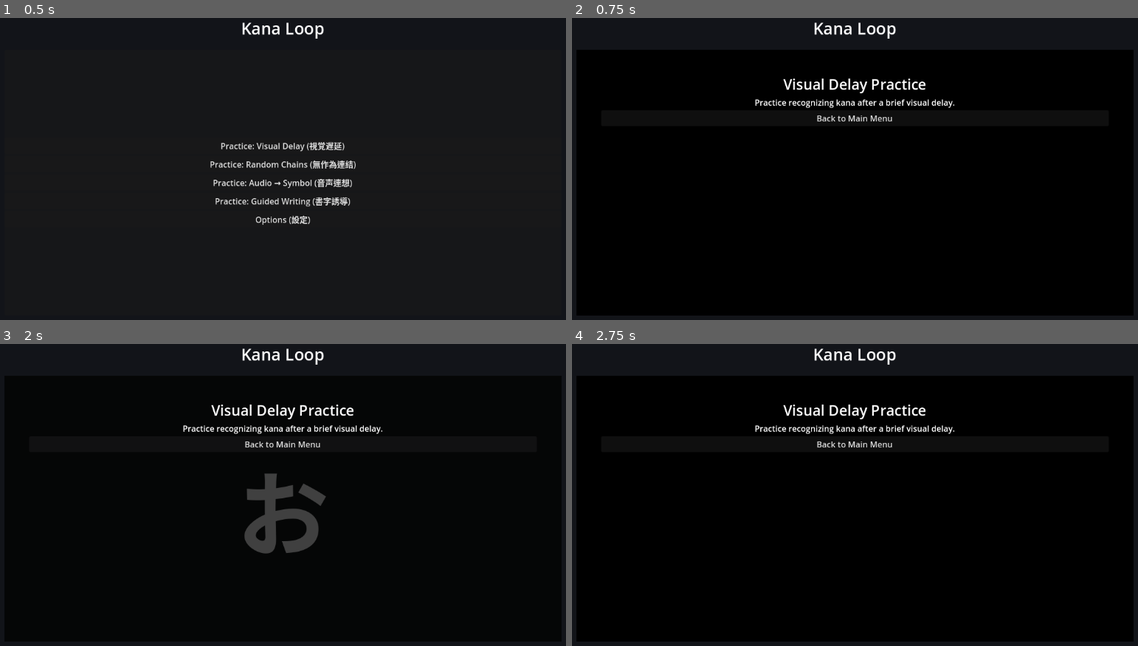
Above: before the commit, frames 1-4 (two rows, left to right).
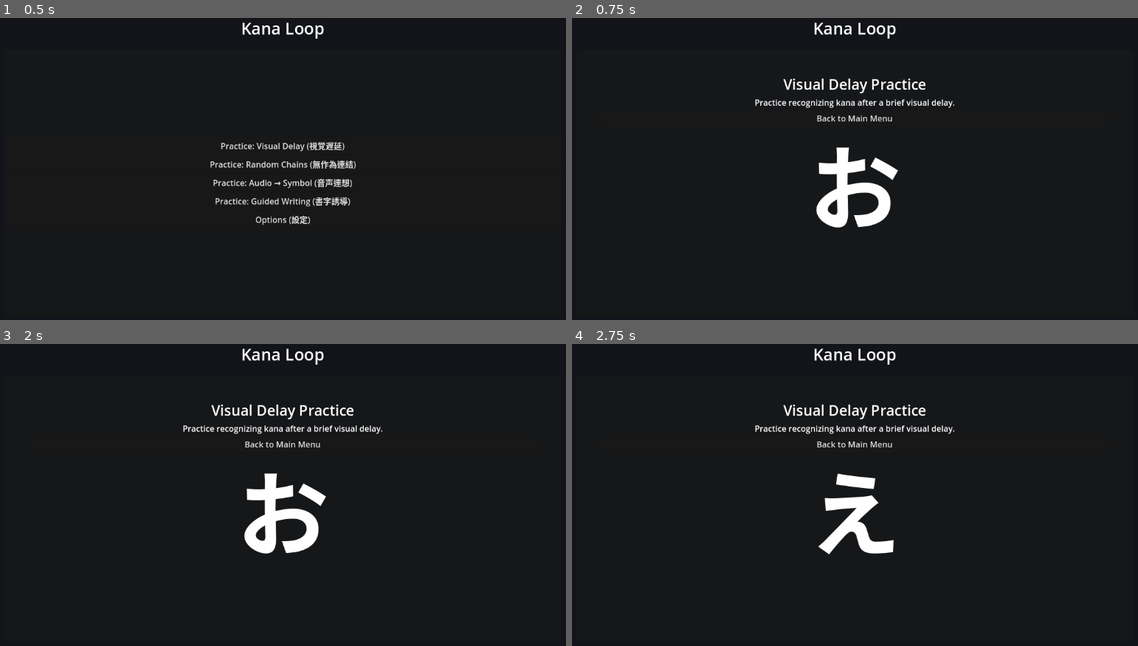
Above: after the commit, the same moments.

Repository: Salty-Scorpon/KanaLoop
Game: Godot game, scene res://KanaLoop.tscn
The game is run twice, just before and just after one commit, with the same random seed, the same clock (stepped at 60 frames per second) and the same inputs.
Inputs (mouse positions are in pixels of both pictures, inside the frame that each line leads up to):
- Up to frame 1 (0.5 s): no input
- Up to frame 2 (0.75 s): click "Practice: Visual Delay (視覚遅延)" at 0.5 s
- Up to frame 3 (2 s): tap Enter at 1.25 s; move the mouse to (413, 476) at 1.27 s; click (413, 476) at 1.42 s; tap Space at 1.52 s
- Up to frame 4 (2.75 s): drag from (736, 510) to (826, 558) at 2.02 s

Frame 1 is identical in both runs. In frame 2, 80% of the frame differs, in the area x 0-100%, y 10-99%; in frame 3, 1.9%; in frame 4, 80%.

Commit message:
Adjust visual delay timing to 2 seconds

Diff:
--- a/kana-loop/KanaLoop/visual_delay.gd
+++ b/kana-loop/KanaLoop/visual_delay.gd
@@ -11,10 +11,10 @@
 var kana_index := 0
 var running := false
 
-const AUDIO_PAUSE_SECONDS := 0.6
-const KANA_DISPLAY_SECONDS := 0.7
-const FADE_OUT_SECONDS := 0.2
-const INTER_STIMULUS_DELAY_SECONDS := 0.2
+const AUDIO_PAUSE_SECONDS := 0.0
+const KANA_DISPLAY_SECONDS := 2.0
+const FADE_OUT_SECONDS := 0.0
+const INTER_STIMULUS_DELAY_SECONDS := 0.0
 
 func _ready() -> void:
 	selected_kana = KanaState.get_selected_kana()
